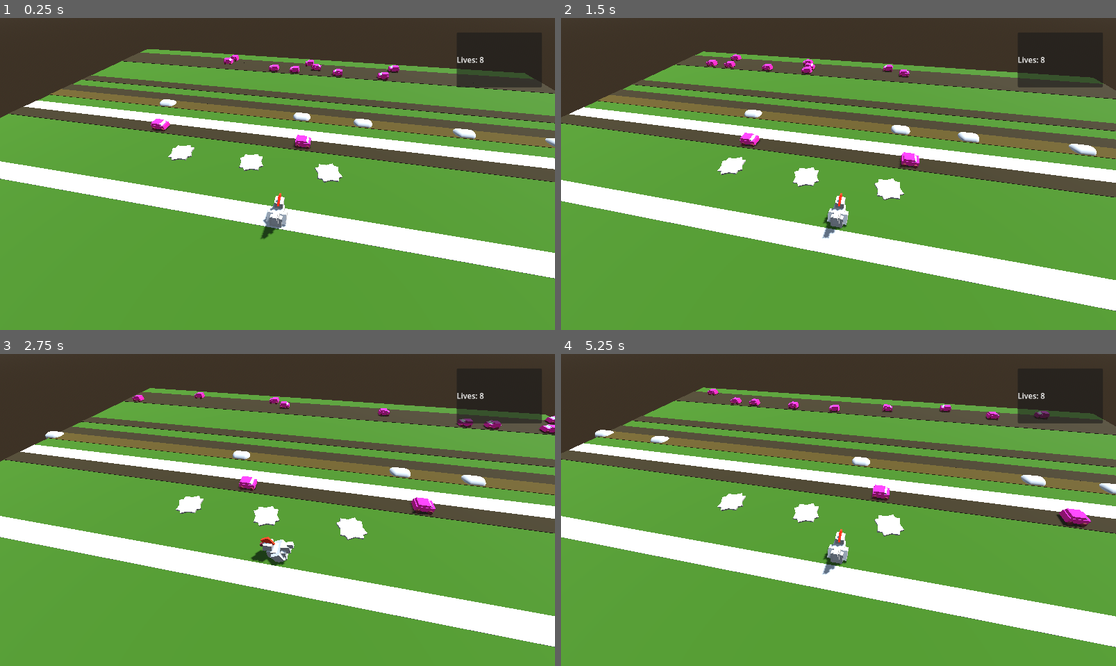
Above: before the commit, frames 1-4 (two rows, left to right).
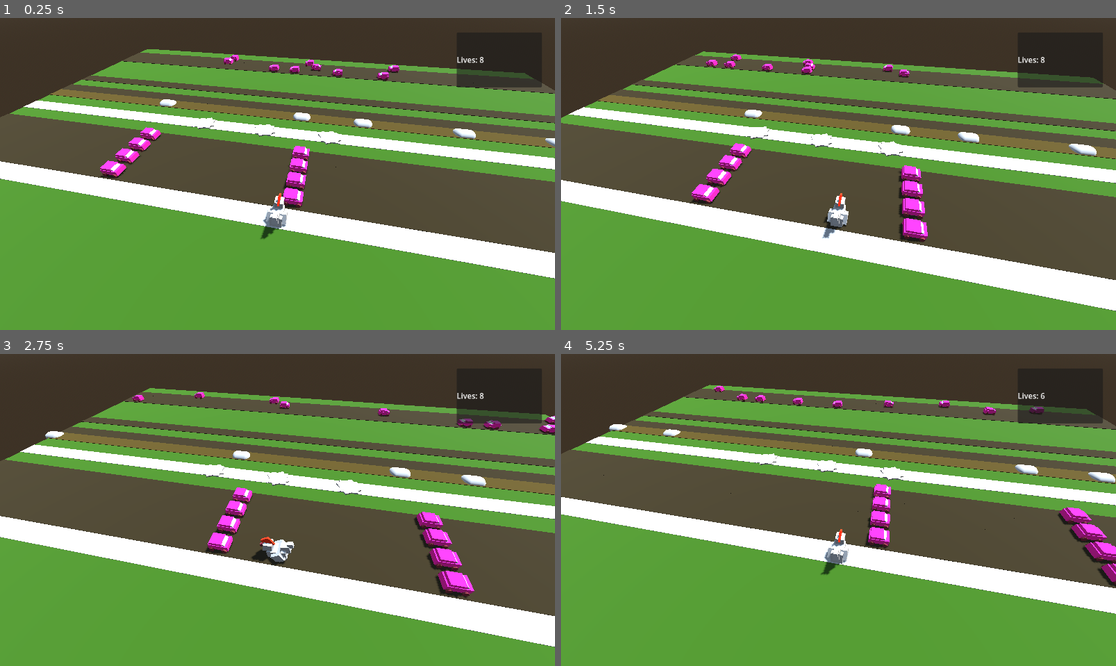
Above: after the commit, the same moments.

Repository: unblinky/danger-xing
Game: Godot game, scene res://Main/Main.tscn
Same seed, same stepped clock (60 frames per second), same inputs: the game is played once before the commit and once after it.
Inputs:
- Up to frame 1 (0.25 s): no input
- Up to frame 2 (1.5 s): hold W (move_forward) from 0.53 s (still down)
- Up to frame 3 (2.75 s): release W (move_forward) at 2.03 s; hold A (move_left) from 2.03 s (still down)
- Up to frame 4 (5.25 s): release A (move_left) at 3.53 s; hold S (move_back) 3.53-4.28 s; hold D (move_right) 4.28-5.03 s; hold W (move_forward) from 5.03 s (still down)

The runs differ from the first frame. In frame 1, 23% of the frame differs, in the area x 0-100%, y 28-76%; in frame 2, 26%; in frame 3, 26%; in frame 4, 50%, in the area x 0-100%, y 9-94%.

Commit message:
Fixed #1 Life loss during reposition_to_spawn().

Diff:
--- a/Code/Chicken/Chicken.gd
+++ b/Code/Chicken/Chicken.gd
@@ -1,6 +1,7 @@
 extends Area3D
 class_name Chicken
 
+@onready var collider: CollisionShape3D = $Collider
 @onready var graphics: Node3D = $Graphics
 @onready var lives_ui: Label = $UI/LivesUI
 
@@ -69,20 +70,22 @@
 		weight = 1.0
 		from = to
 		graphics.show()
+		collider.set_deferred("disabled", false)
 
 	if riding_vessel != null:
 		position = riding_vessel.global_position
 
 
-func rabbit_hole():
+func reposition_to_spawn():
 	from = position
 	to = spawning_point
 	weight = 0.0
 	graphics.hide()
+	collider.set_deferred("disabled", true)
 
 
 func destroy():
-	rabbit_hole()
+	reposition_to_spawn()
 	graphics.rotation_degrees.y = 0
 	lives -= 1
 	lives_ui.text = "Lives: " + str(lives)
@@ -92,7 +95,7 @@
 	if area is Goal:
 		print("Goal!!!!")
 		area.occupy()
-		rabbit_hole()
+		reposition_to_spawn()
 		get_parent().is_level_complete()
 
 	if area is Car:
--- a/Code/Chicken/Chicken.tscn
+++ b/Code/Chicken/Chicken.tscn
@@ -21,7 +21,7 @@
 [node name="Chicken" type="Area3D" unique_id=1331344239]
 script = ExtResource("1_13h8f")
 
-[node name="CollisionShape3D" type="CollisionShape3D" parent="." unique_id=1228825116]
+[node name="Collider" type="CollisionShape3D" parent="." unique_id=1228825116]
 transform = Transform3D(1, 0, 0, 0, 1, 0, 0, 0, 1, 0, 0.5, 0)
 shape = SubResource("BoxShape3D_13h8f")
 
--- a/Code/Main/Main.tscn
+++ b/Code/Main/Main.tscn
@@ -48,25 +48,52 @@
 [node name="Chicken" parent="." unique_id=1595162323 instance=ExtResource("2_83ytx")]
 
 [node name="GoalA" parent="." unique_id=1825972288 instance=ExtResource("3_amygn")]
-transform = Transform3D(1, 0, 0, 0, 1, 0, 0, 0, 1, -6, 0, -3)
+transform = Transform3D(1, 0, 0, 0, 1, 0, 0, 0, 1, -6, 0, -6)
 
 [node name="GoalB" parent="." unique_id=684977139 instance=ExtResource("3_amygn")]
-transform = Transform3D(1, 0, 0, 0, 1, 0, 0, 0, 1, -2, 0, -3)
+transform = Transform3D(1, 0, 0, 0, 1, 0, 0, 0, 1, -2, 0, -6)
 
 [node name="GoalC" parent="." unique_id=1345037798 instance=ExtResource("3_amygn")]
-transform = Transform3D(1, 0, 0, 0, 1, 0, 0, 0, 1, 2, 0, -3)
+transform = Transform3D(1, 0, 0, 0, 1, 0, 0, 0, 1, 2, 0, -6)
 
 [node name="Gound" type="MeshInstance3D" parent="." unique_id=387099955]
 material_override = SubResource("StandardMaterial3D_amygn")
 mesh = SubResource("BoxMesh_ps1la")
 
 [node name="LaneA" parent="." unique_id=1626431458 instance=ExtResource("4_6aewd")]
-transform = Transform3D(1, 0, 0, 0, 1, 0, 0, 0, 1, 0, 0, -5)
+transform = Transform3D(1, 0, 0, 0, 1, 0, 0, 0, 1, 0, 0, -1)
 
 [node name="Car" parent="LaneA" unique_id=211666107 instance=ExtResource("4_ps1la")]
 transform = Transform3D(-4.371139e-08, 0, -1, 0, 1, 0, 1, 0, -4.371139e-08, 0, 0, 0)
 
 [node name="Car2" parent="LaneA" unique_id=1255686893 instance=ExtResource("4_ps1la")]
+transform = Transform3D(-4.371139e-08, 0, -1, 0, 1, 0, 1, 0, -4.371139e-08, -9, 0, 0)
+
+[node name="LaneA2" parent="." unique_id=783416796 instance=ExtResource("4_6aewd")]
+transform = Transform3D(1, 0, 0, 0, 1, 0, 0, 0, 1, 0, 0, -2)
+
+[node name="Car" parent="LaneA2" unique_id=1733780185 instance=ExtResource("4_ps1la")]
+transform = Transform3D(-4.371139e-08, 0, -1, 0, 1, 0, 1, 0, -4.371139e-08, 0, 0, 0)
+
+[node name="Car2" parent="LaneA2" unique_id=1902184579 instance=ExtResource("4_ps1la")]
+transform = Transform3D(-4.371139e-08, 0, -1, 0, 1, 0, 1, 0, -4.371139e-08, -9, 0, 0)
+
+[node name="LaneA3" parent="." unique_id=727313920 instance=ExtResource("4_6aewd")]
+transform = Transform3D(1, 0, 0, 0, 1, 0, 0, 0, 1, 0, 0, -3)
+
+[node name="Car" parent="LaneA3" unique_id=1501187658 instance=ExtResource("4_ps1la")]
+transform = Transform3D(-4.371139e-08, 0, -1, 0, 1, 0, 1, 0, -4.371139e-08, 0, 0, 0)
+
+[node name="Car2" parent="LaneA3" unique_id=1163245640 instance=ExtResource("4_ps1la")]
+transform = Transform3D(-4.371139e-08, 0, -1, 0, 1, 0, 1, 0, -4.371139e-08, -9, 0, 0)
+
+[node name="LaneA4" parent="." unique_id=1309140779 instance=ExtResource("4_6aewd")]
+transform = Transform3D(1, 0, 0, 0, 1, 0, 0, 0, 1, 0, 0, -4)
+
+[node name="Car" parent="LaneA4" unique_id=1431744417 instance=ExtResource("4_ps1la")]
+transform = Transform3D(-4.371139e-08, 0, -1, 0, 1, 0, 1, 0, -4.371139e-08, 0, 0, 0)
+
+[node name="Car2" parent="LaneA4" unique_id=115617667 instance=ExtResource("4_ps1la")]
 transform = Transform3D(-4.371139e-08, 0, -1, 0, 1, 0, 1, 0, -4.371139e-08, -9, 0, 0)
 
 [node name="LaneB" parent="." unique_id=276072511 instance=ExtResource("4_6aewd")]
